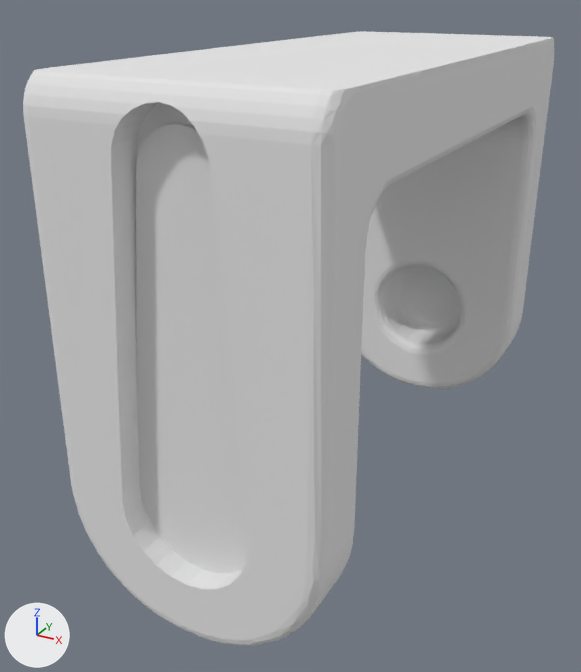
One commit to the OBJ model data/robotDesigner/meshes/TGY306G_hornBracket_w.obj: the scene before it, then after it.
Both versions are drawn from a 50 mm lens placed at (0.022, -0.0481, 0.0264), pointed at (-0.0027, -0.0032, 0.0039). The lights are fixed; the arrows at lower left show +X, +Y and +Z. Where no turn or scale is listed for an object, it has been applied to the vertices. Vertices at the same position are counted once.

Objects in the first picture: '1'.
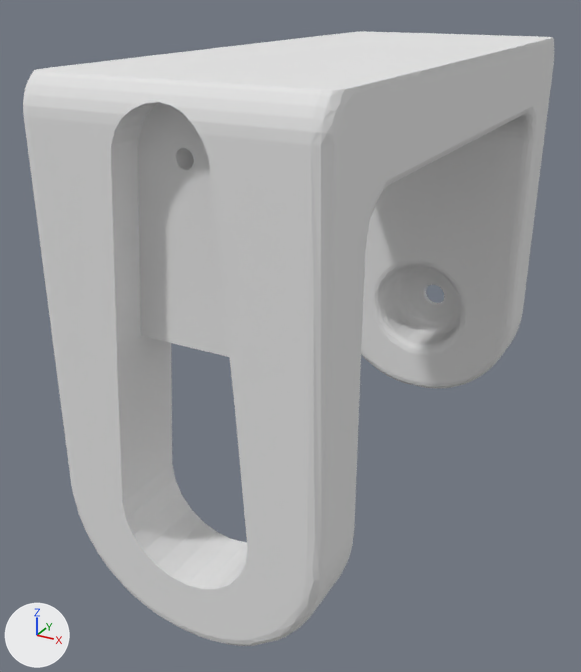
Commit message: Updated TGY brackets

Location of each change, (x1, y1, x2, y2) in pixels of the pictures (581 x 672 px):
part 1 of me_1, deleted
    before: (136, 123, 247, 573)

Patch to the scene script:
```diff
--- a/data/robotDesigner/meshes/TGY306G_hornBracket_w.obj.py
+++ b/data/robotDesigner/meshes/TGY306G_hornBracket_w.obj.py
@@ me_1 @@
 me_1.from_pydata(...)  # 1603 vertices, 3202 faces; spans x -0.0083..0.0082, y -0.02..0.02, z -0.0079..0.0226
 # used by ob_1; location = (0.0, 0.0, 0.0)
+# me_1 part 1: the loose piece of 60 vertices spanning x -0.0043..0.0043, y -0.0185..-0.0164, z -0.0043..0.0206 is deleted
 me_1.materials.append(mat_color_undefined)
```
